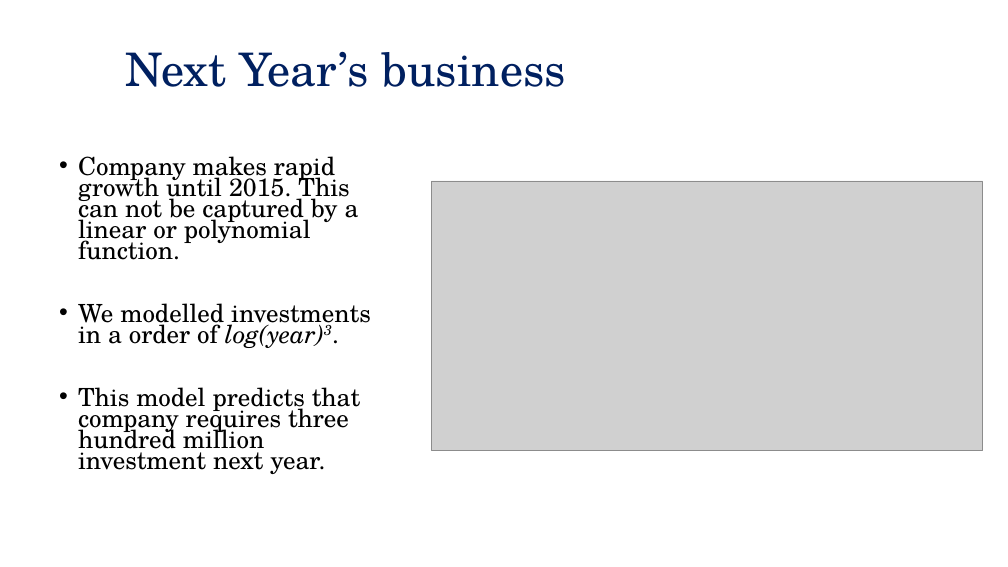
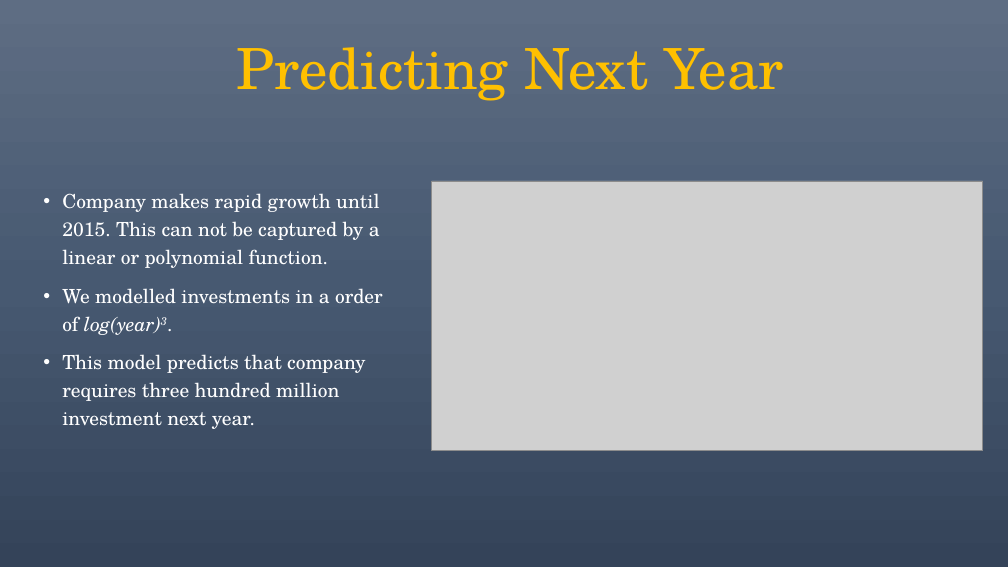
Before and after one commit to lekhnath12/CAPSTONE_II, a slide deck: slide 15 of Slide Deck.pptx. Drawn at 1008x567 pixels with LibreOffice and Linux fonts; fonts in the diff are those of the drawing; grey boxes stand for pictures. Boxes give left, top, right and bottom in pixels: in the first picture for what was removed or moved away, otherwise in the second. Text is boxed around its words. In the diff, an @@ line names an element or a change of style, - is before the commit and + after.

```diff
--- a/Slide Deck.pptx
+++ b/Slide Deck.pptx
@@ background #FFFFFF to gradient #5E6D85 to #495A73 to #35445A @@
@@ text at box(236, 47, 784, 101): text changed; size 44 to 54 pt; text colour #002060 to #FFC000 @@
-Next Year’s business
+Predicting Next Year
@@ text "Company makes rapid growth until ...": place and size @@
-text "Company makes rapid growth until ..." at box(78, 156, 371, 474)
+text "Company makes rapid growth until ..." at box(62, 193, 383, 429)
@@ text "Company makes rapid growth until ..." at box(62, 193, 383, 429): size 23.8 to 18.5 pt, text colour #000000 to #FFFFFF; line spacing 0.7 to 1.2 @@
```
Also in this commit, not shown: 15 other slides changed.
